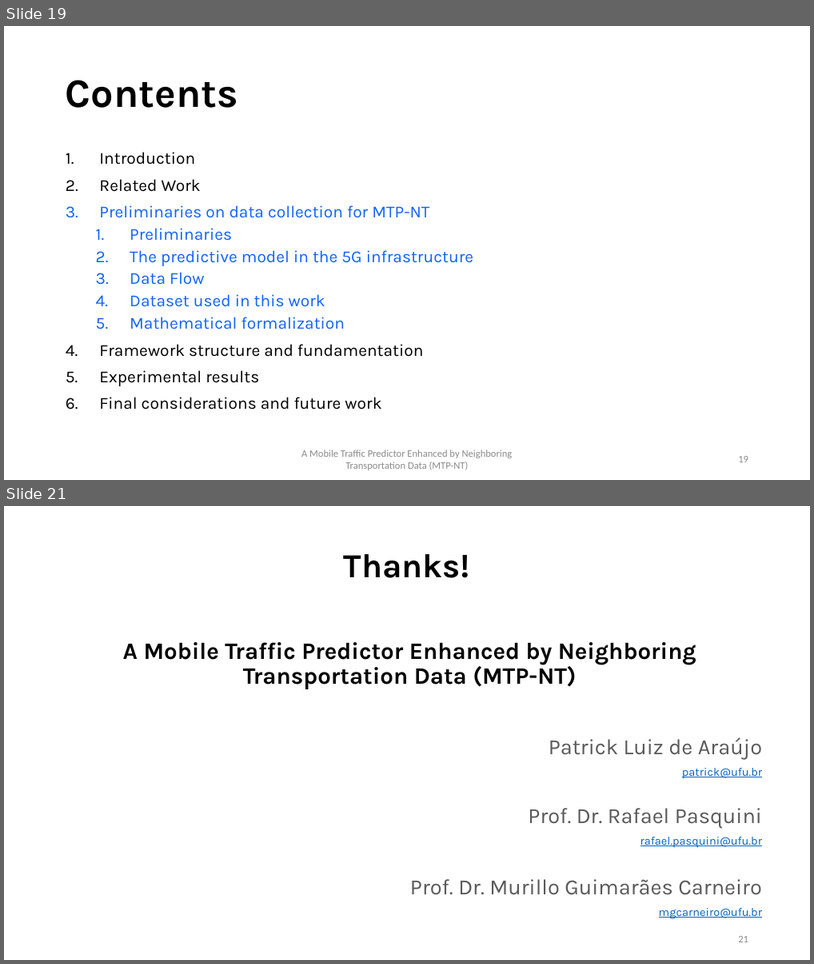
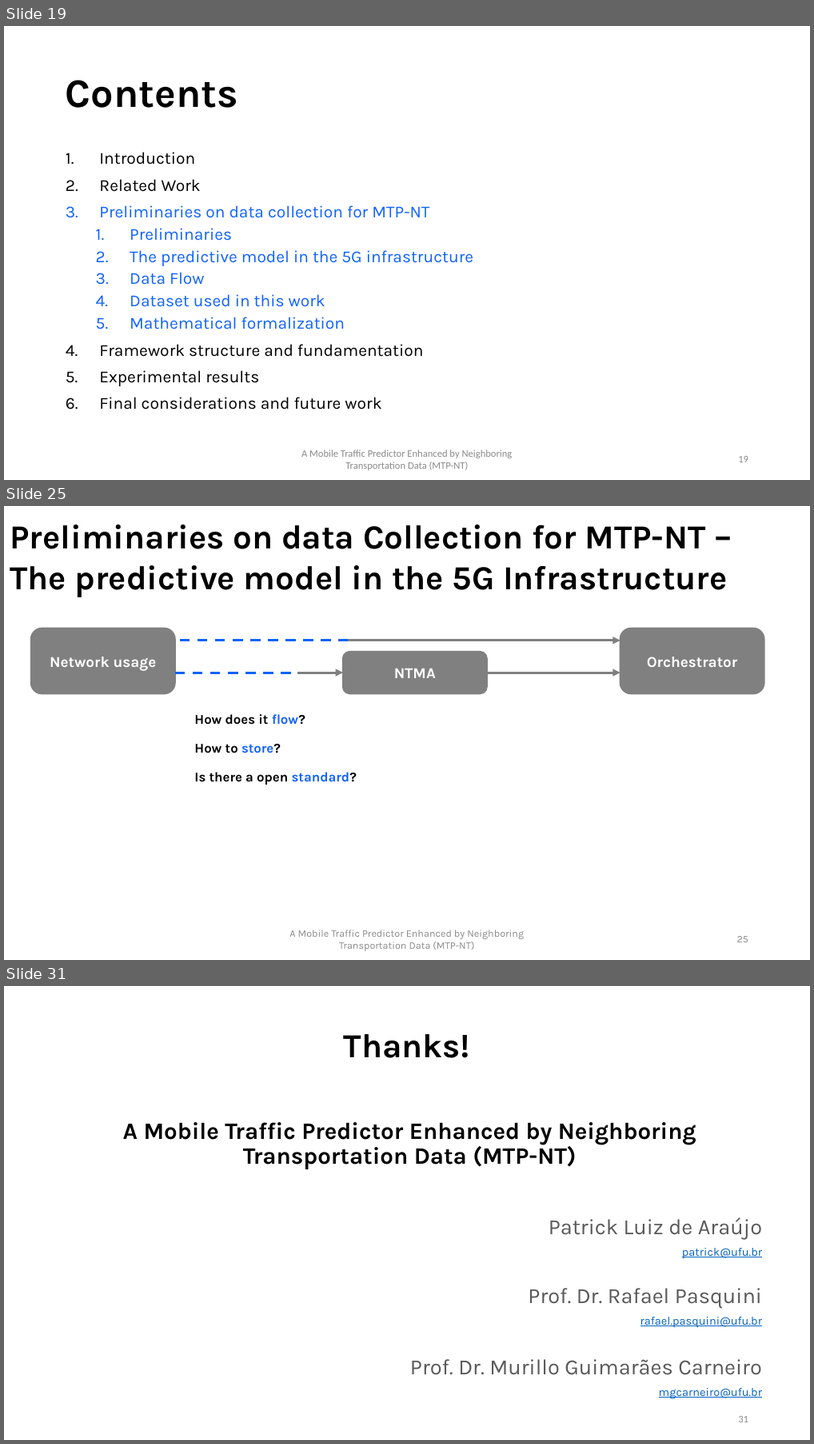
Before and after one commit to PatrickLdA/milan-telecom-analysis, a slide deck: defesa.pptx. Shown one above the other, each under a label of ours: slides 19 and 21 before the commit, slides 19, 25 and 31 after it; the slides between them are not shown. The pictures are 814x964 and 814x1444 pixels, drawn with LibreOffice and Linux fonts; fonts in the diff are those of the drawing. Boxes give left, top, right and bottom in pixels: in the first picture for what was removed or moved away, otherwise in the second. Text is boxed around its words. In the diff, an @@ line names an element or a change of style, - is before the commit and + after.

```diff
--- a/defesa.pptx
+++ b/defesa.pptx
@@ slide 25 added at (4, 506, 810, 960), background #FFFFFF @@
@@ text added at (10, 524, 727, 597), 40 pt, text #000000, bold @@
+Preliminaries on data Collection for MTP-NT – The predictive model in the 5G Infrastructure
@@ rounded rectangle added at (31, 628, 175, 693), fill #808080, outline #808080 2.25 pt, 18 pt, text #FFFFFF, bold @@
+Network usage
@@ line added from (180, 640) to (348, 640), #0F62FF 3 pt dashed @@
@@ arrow added from (343, 640) to (621, 640), #808080 3 pt @@
@@ rounded rectangle added at (621, 628, 765, 693), fill #808080, outline #808080 2.25 pt, 18 pt, text #FFFFFF, bold @@
+Orchestrator
@@ line added from (175, 672) to (303, 672), #0F62FF 3 pt dashed @@
@@ arrow added from (298, 672) to (343, 672), #808080 3 pt @@
@@ rounded rectangle added at (343, 652, 487, 693), fill #808080, outline #808080 2.25 pt, 18 pt, text #FFFFFF, bold @@
+NTMA
@@ arrow added from (487, 672) to (621, 672), #808080 3 pt @@
@@ title added at (194, 714, 357, 784), 16 pt, text #000000, bold @@
+How does it flow?
+How to store?
+Is there a open standard?
@@ text added at (290, 929, 524, 951), 12 pt, text #8C8C8C @@
+A Mobile Traffic Predictor Enhanced by Neighboring Transportation Data (MTP-NT)
@@ page number added at (738, 936, 749, 942), 12 pt, text #8C8C8C @@
+25
@@ what was slide 21 is now slide 31 @@
```
Also in this commit, not shown: 1 slide changed, 9 other slides added.
